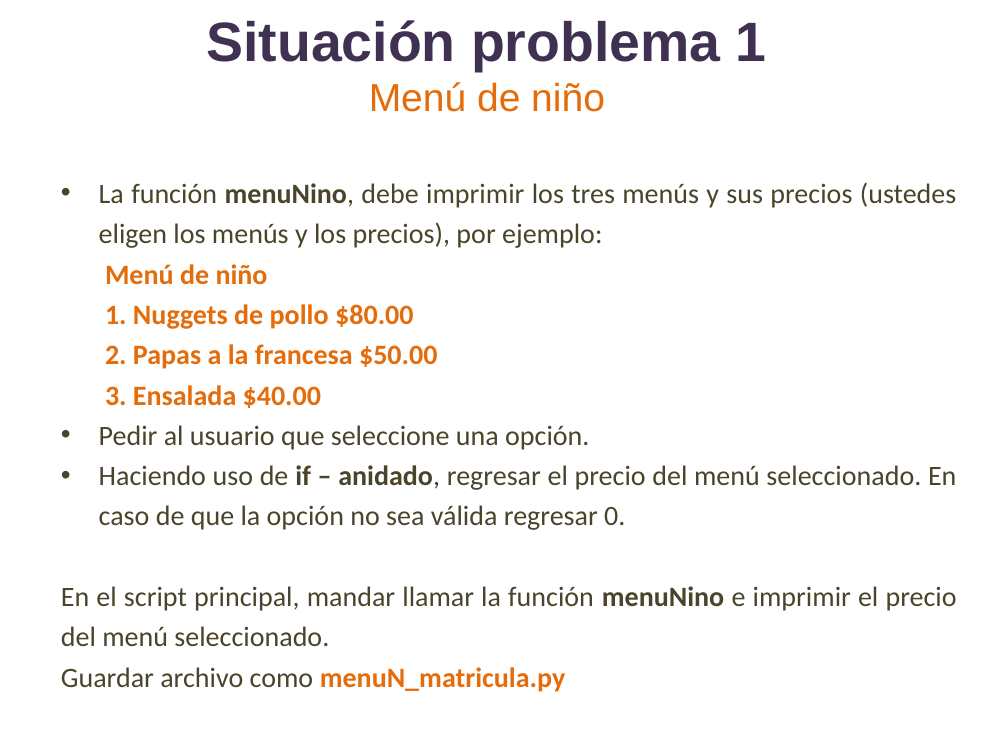
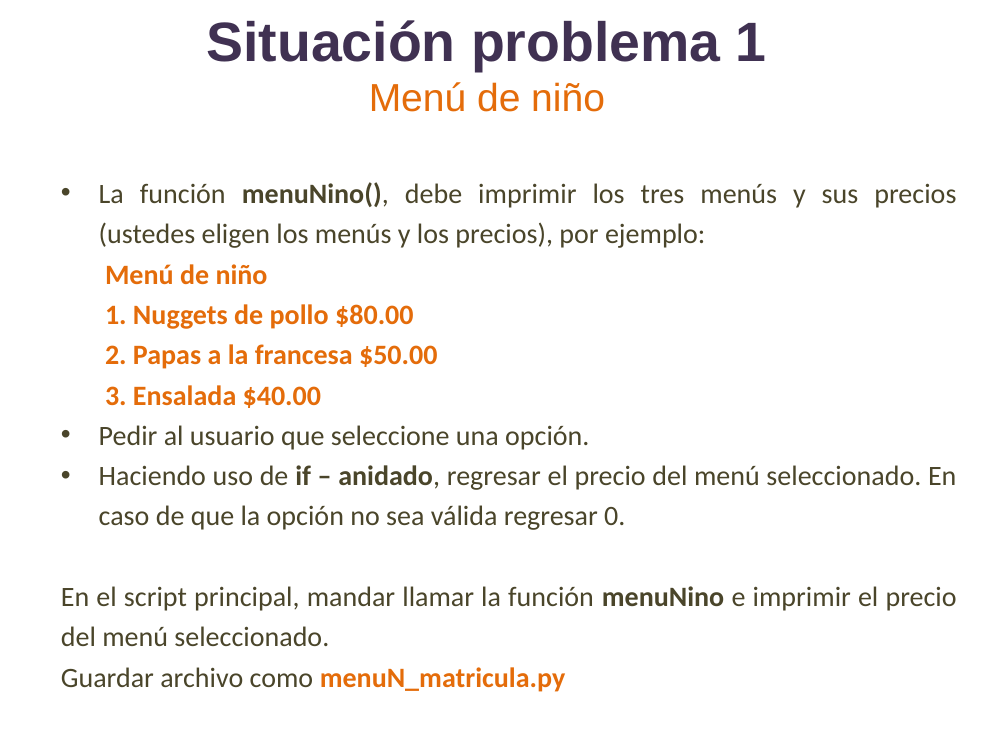
Before and after one commit to lizetheP/PensamientoC, a slide deck: slide 9 of Calendario2019/Presentaciones/Semana2/SITUACION1_F.pptx. Drawn at 1008x756 pixels with LibreOffice and Linux fonts; fonts in the diff are those of the drawing. Boxes give left, top, right and bottom in pixels: in the first picture for what was removed or moved away, otherwise in the second. Text is boxed around its words. In the diff, an @@ line names an element or a change of style, - is before the commit and + after.

```diff
--- a/Calendario2019/Presentaciones/Semana2/SITUACION1_F.pptx
+++ b/Calendario2019/Presentaciones/Semana2/SITUACION1_F.pptx
@@ text at (99, 182, 956, 248): text changed @@
-  • La función menuNino, debe imprimir los tres menús y sus precios (ustedes eligen los menús y los precios), por ejemplo:
+  • La función menuNino(), debe imprimir los tres menús y sus precios (ustedes eligen los menús y los precios), por ejemplo:
```
Also in this commit, not shown: 7 other slides changed, 5 slides added, 1 other file.
